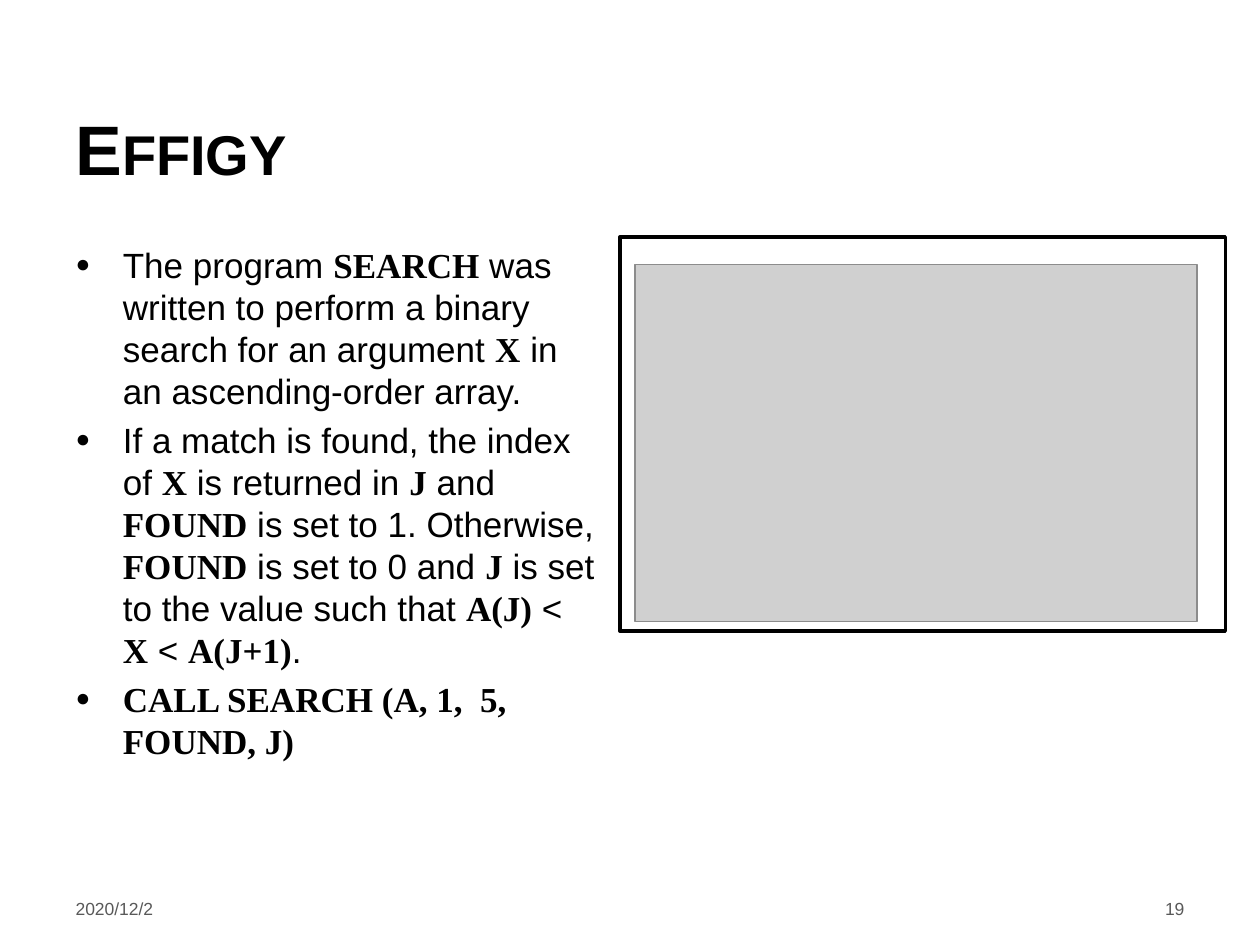
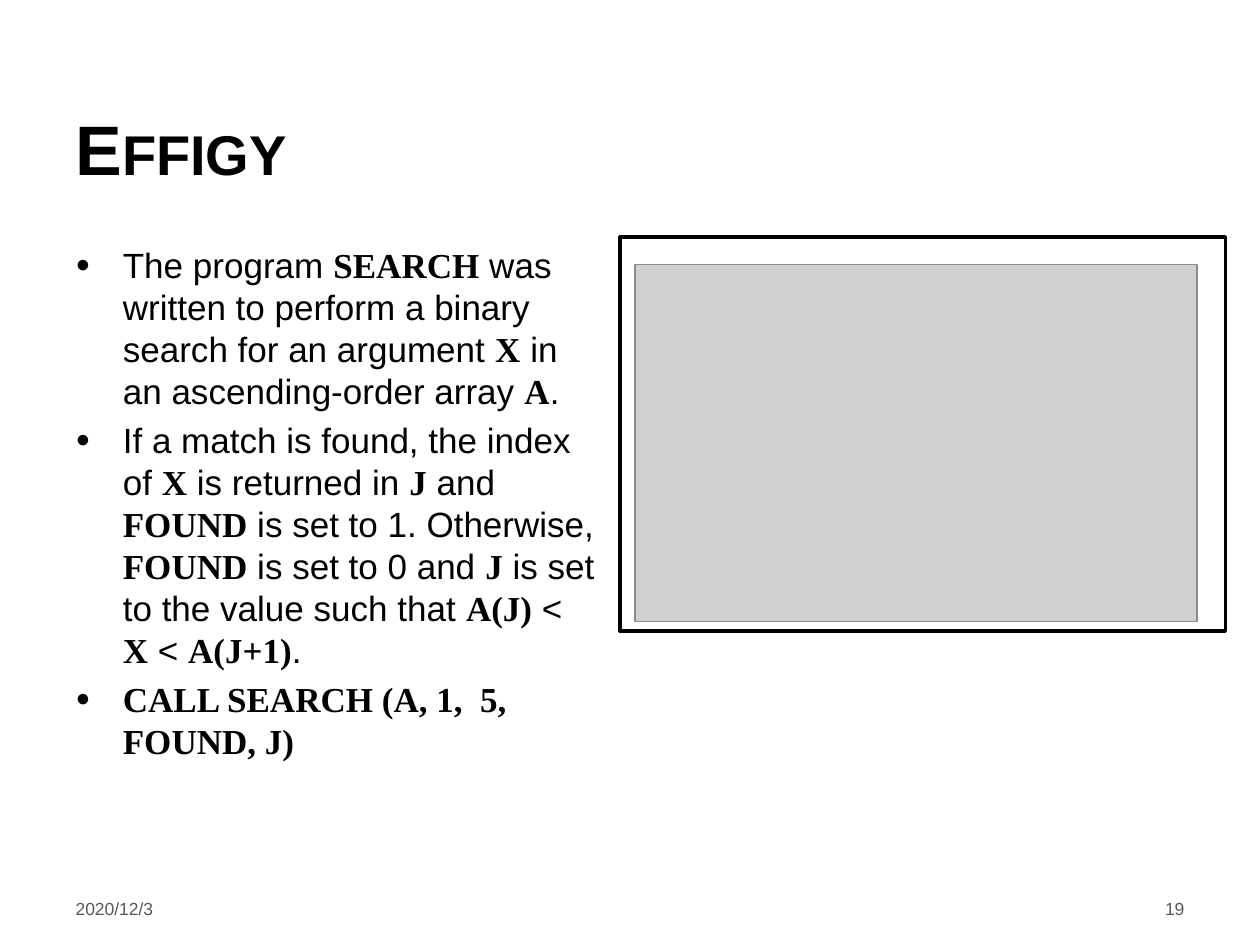
Before and after one commit to LintianShi/Research-Proposal, a slide deck: slide 19 of Symbolic_execution.pptx. Drawn at 1260x945 pixels with LibreOffice and Linux fonts; fonts in the diff are those of the drawing; grey boxes stand for pictures; background and template pictures are left out. Boxes give left, top, right and bottom in pixels: in the first picture for what was removed or moved away, otherwise in the second. Text is boxed around its words. In the diff, an @@ line names an element or a change of style, - is before the commit and + after.

Commit message:
edit

```diff
--- a/Symbolic_execution.pptx
+++ b/Symbolic_execution.pptx
@@ text at (123, 252, 559, 411): text changed @@
-● The program SEARCH was written to perform a binary search for an argument X in an ascending-order array.
+● The program SEARCH was written to perform a binary search for an argument X in an ascending-order array A.
@@ text at (76, 902, 154, 915): text changed @@
-2020/12/2
+2020/12/3
```
Also in this commit, not shown: 4 other slides changed, 1 slide added.
